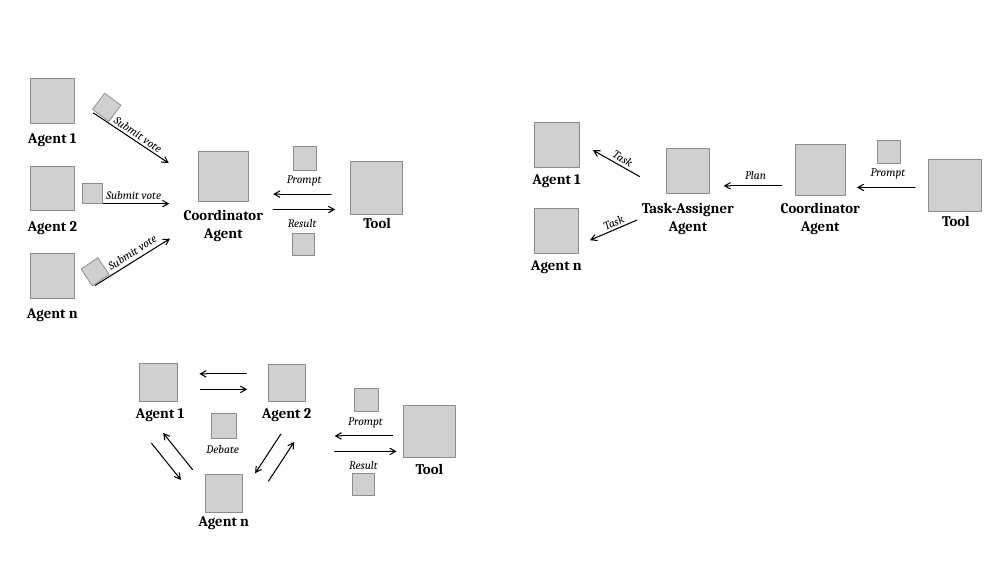
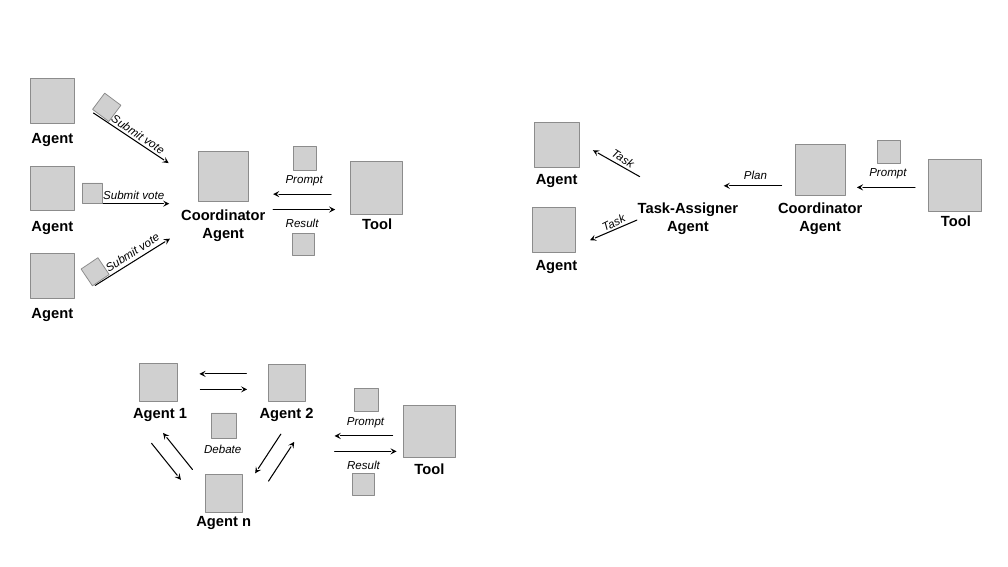
Before and after one commit to IvanComp/AP4Fed, a slide deck: slide 7 of ICSA26.pptx. Drawn at 1008x567 pixels with LibreOffice and Linux fonts; fonts in the diff are those of the drawing; grey boxes stand for pictures. Boxes give left, top, right and bottom in pixels: in the first picture for what was removed or moved away, otherwise in the second. Text is boxed around its words. In the diff, an @@ line names an element or a change of style, - is before the commit and + after.

```diff
--- a/ICSA26.pptx
+++ b/ICSA26.pptx
@@ arrow (94, 113) - (169, 163): arrowheads changed @@
@@ text at (31, 133, 73, 146): text changed; font Cambria to Arial @@
-Agent 1
+Agent
@@ picture removed at (667, 149, 710, 194) @@
@@ text at (536, 174, 578, 187): text changed; font Cambria to Arial @@
-Agent 1
+Agent
@@ arrow (593, 150) - (640, 177): arrowheads changed @@
@@ font Cambria to Arial in 21 elements at (181, 209, 265, 241), (103, 190, 164, 202), (286, 218, 319, 227), (286, 175, 323, 186), (362, 218, 392, 229), (70, 206, 196, 298), (76, 87, 201, 181), (133, 408, 187, 421), (260, 407, 313, 421), (196, 516, 251, 529), (347, 460, 380, 469), (347, 417, 384, 428), (204, 444, 241, 453), (414, 463, 444, 474), (778, 202, 862, 234), (869, 168, 906, 179), (941, 215, 971, 226), (638, 202, 738, 234), (560, 113, 687, 204), (548, 183, 679, 262), (744, 170, 767, 179) @@
@@ picture: place and size @@
-picture at (535, 209, 579, 253)
+picture at (532, 208, 575, 253)
@@ text at (31, 221, 73, 234): text changed; font Cambria to Arial @@
-Agent 2
+Agent
@@ arrow (95, 286) - (170, 239): arrowheads changed @@
@@ arrow (590, 240) - (637, 220): arrowheads changed @@
@@ text at (536, 260, 578, 273): text changed; font Cambria to Arial @@
-Agent n
+Agent
@@ text at (31, 308, 73, 321): text changed; font Cambria to Arial @@
-Agent n
+Agent
@@ arrow (281, 434) - (255, 473): arrowheads changed @@
@@ arrow (268, 481) - (294, 442): arrowheads changed @@
```
Also in this commit, not shown: 5 other slides changed, 3 slides added, 2 slides removed, 14 other files.
